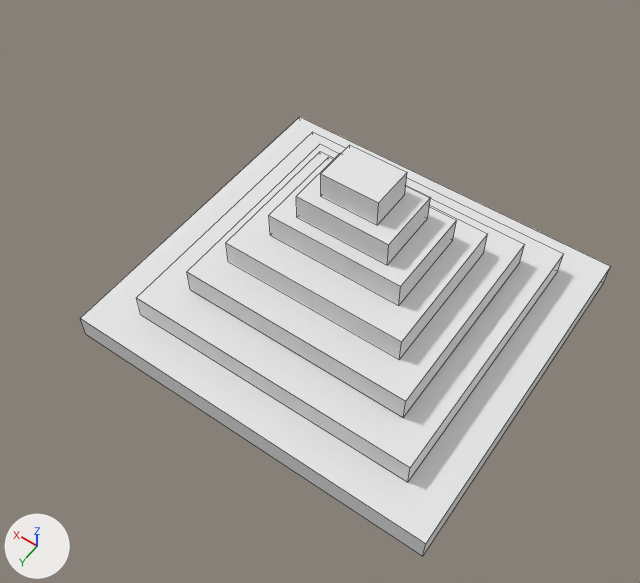
Before and after pictures for a commit that changed the Blender file tample.blend.
The view is the same before and after, from a 50 mm camera at (-5.54, 7.34, 11.8) aimed at (-0.92, 0.87, 1.64). Every picture has the same lights, and +X, +Y and +Z are marked at lower left. Mesh edges are drawn as thin lines.
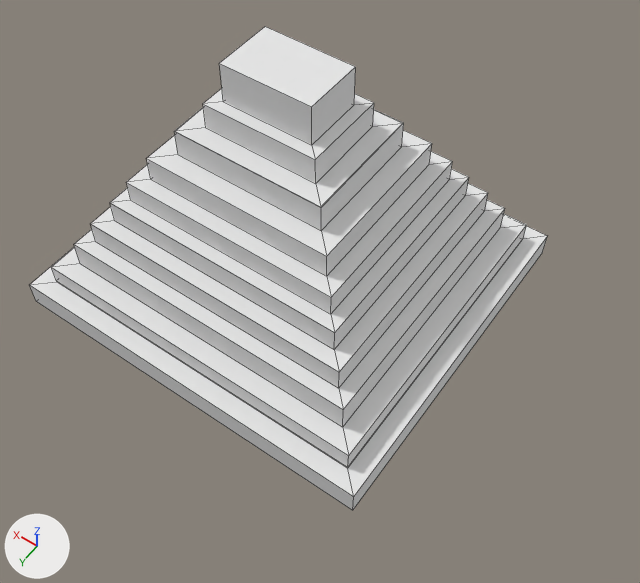
Commit message: tample new

What differs and where, as boxes [x1, y1, x2, y2] in the pictures (640 x 583 px):
'Cube.001', reshaped, moved (10% taller)
    before: [80, 117, 610, 557]
    after: [30, 26, 547, 510]
'Cube.002', deleted
    before: [136, 132, 563, 482]
'Cube.003', deleted
    before: [187, 144, 525, 417]
'Cube.000', deleted
    before: [226, 151, 488, 359]
'Cube.004', deleted
    before: [269, 157, 456, 306]
'Cube.005', deleted
    before: [296, 153, 431, 265]
'Cube.006', deleted
    before: [321, 145, 407, 224]
part 1 of me_cube_002, built on
    before: [81, 117, 610, 544]
    after: [30, 26, 547, 497]

The change, as a diff of the scene's bpy script:
```diff
--- a/tample.blend.py
+++ b/tample.blend.py
@@ me_cube_002 @@
 # used by ob_cube_001; location = (-0.91, 0.0, 0.51)
-me_cube_002.from_pydata(...)  # 16 vertices, 6 faces; spans x -3.12..3.12, y -2.87..2.87, z -0.22..0.22
+me_cube_002.from_pydata(...)  # 96 vertices, 86 faces; spans x -3.12..3.12, y -2.87..2.87, z -0.22..4.1
+# me_cube_002 part 1
+# 1 face is deleted
+# 62 vertices are added at x -2.82..2.5, y -2.57..2.57, z 0.22..4.1
+# 12 new vertices lie (0.0, 0.0, 0.4) away from vertices in x -2.27..2.27, y -2.01..2.01, z 1.04..2.21
+# 6 new vertices lie (5.64, 0.0, 0.0) away from vertices in x -2.82, y -2.57..2.57, z 0.22..0.57
+# 81 new faces join them
 me_cube_002.materials.append(mat_material)
@@ ob_cube_006 @@
-ob_cube_006 = bpy.data.objects.new('Cube.006', me_cube_013)
-ob_cube_006.location = (-0.99, -0.06, 3.1)
-ob_cube_006.scale = (0.151, 0.122, 1.0)
@@ ob_cube_005 @@
-ob_cube_005 = bpy.data.objects.new('Cube.005', me_cube_012)
-ob_cube_005.location = (-1.01, -0.04, 2.68)
-ob_cube_005.scale = (0.245, 0.187, 1.0)
@@ ob_cube_004 @@
-ob_cube_004 = bpy.data.objects.new('Cube.004', me_cube_011)
-ob_cube_004.location = (-1.02, -0.04, 2.25)
-ob_cube_004.scale = (0.357, 0.258, 1.0)
@@ ob_cube_000 @@
-ob_cube_000 = bpy.data.objects.new('Cube.000', me_cube_010)
-ob_cube_000.location = (-0.98, 0.0, 1.82)
-ob_cube_000.scale = (0.485, 0.413, 1.0)
@@ ob_cube_003 @@
-ob_cube_003 = bpy.data.objects.new('Cube.003', me_cube_009)
-ob_cube_003.location = (-1.0, 0.0, 1.4)
-ob_cube_003.scale = (0.613, 0.592, 1.0)
@@ ob_cube_002 @@
-ob_cube_002 = bpy.data.objects.new('Cube.002', me_cube_008)
-ob_cube_002.location = (-0.95, 0.0, 0.95)
-ob_cube_002.scale = (0.78, 0.793, 1.0)
@@ ob_cube_001 @@
 ob_cube_001 = bpy.data.objects.new('Cube.001', me_cube_002)
-ob_cube_001.location = (-0.91, 0.0, 0.51)
+ob_cube_001.location = (0.21, 0.0, 0.51)
```
